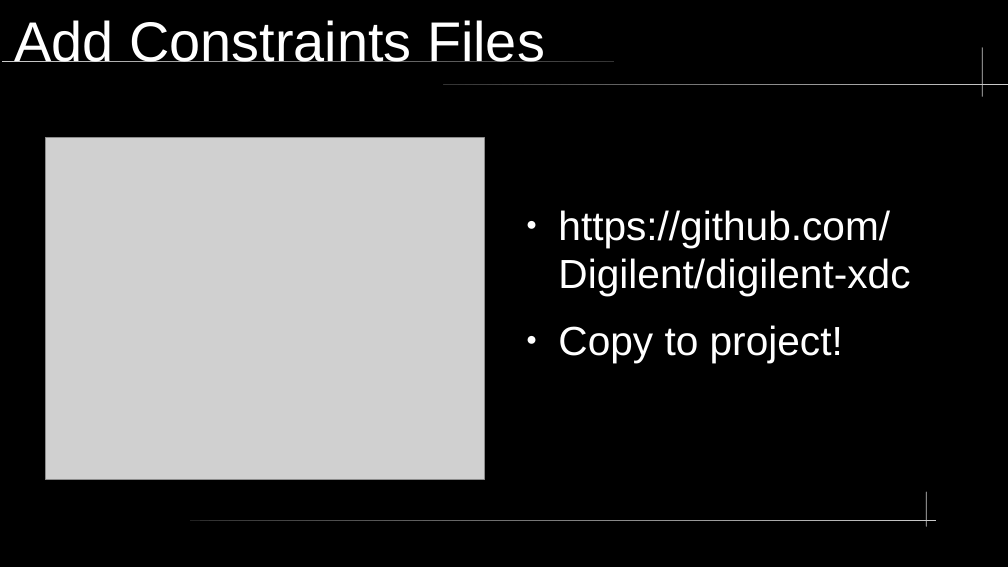
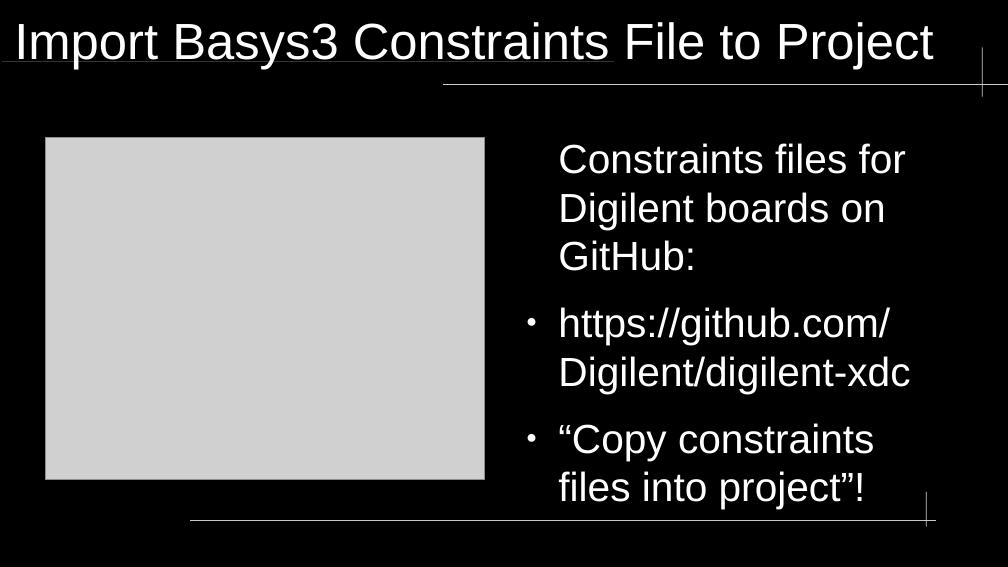
Before and after one commit to neiderm/retro_comp_fpga, a slide deck: slide 4 of docs/soc_t80_vga.odp. Drawn at 1008x567 pixels with LibreOffice and Linux fonts; fonts in the diff are those of the drawing; grey boxes stand for pictures; background and template pictures are left out. Boxes give left, top, right and bottom in pixels: in the first picture for what was removed or moved away, otherwise in the second. Text is boxed around its words. In the diff, an @@ line names an element or a change of style, - is before the commit and + after.

Commit message:
Update install and demo project docs

```diff
--- a/docs/soc_t80_vga.odp
+++ b/docs/soc_t80_vga.odp
@@ title removed at (14, 20, 545, 62) @@
-Add Constraints Files
@@ title added at (14, 22, 934, 70), 40 pt, text #FFFFFF @@
+Import Basys3 Constraints File to Project
@@ text at (558, 143, 906, 271): paragraph added @@
+Constraints files for Digilent boards on GitHub:
@@ text at (558, 423, 874, 509): text changed @@
-● Copy to project!
+● “Copy constraints files into project”!
```
Also in this commit, not shown: 7 other slides changed, 1 slide added, 1 slide removed, 1 other file.
